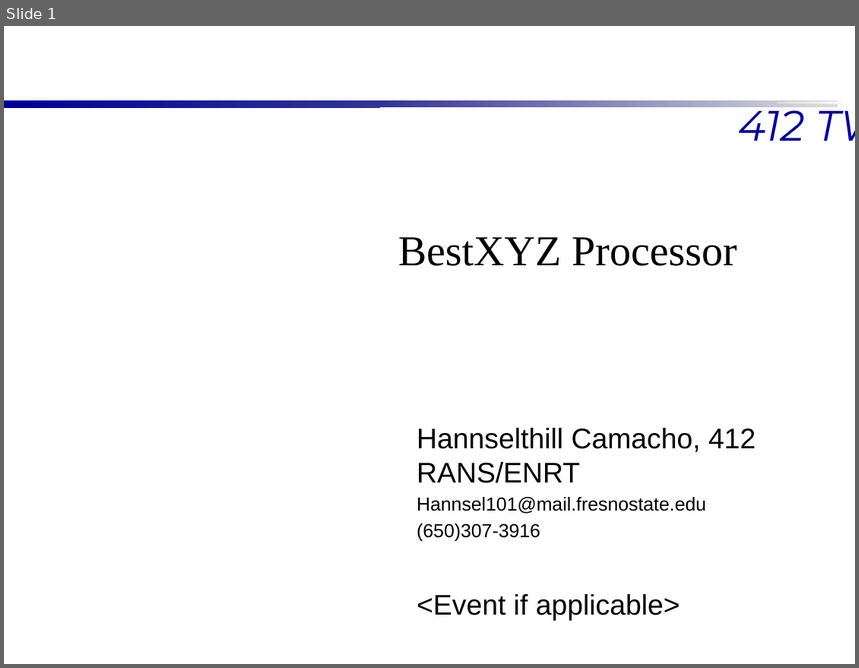
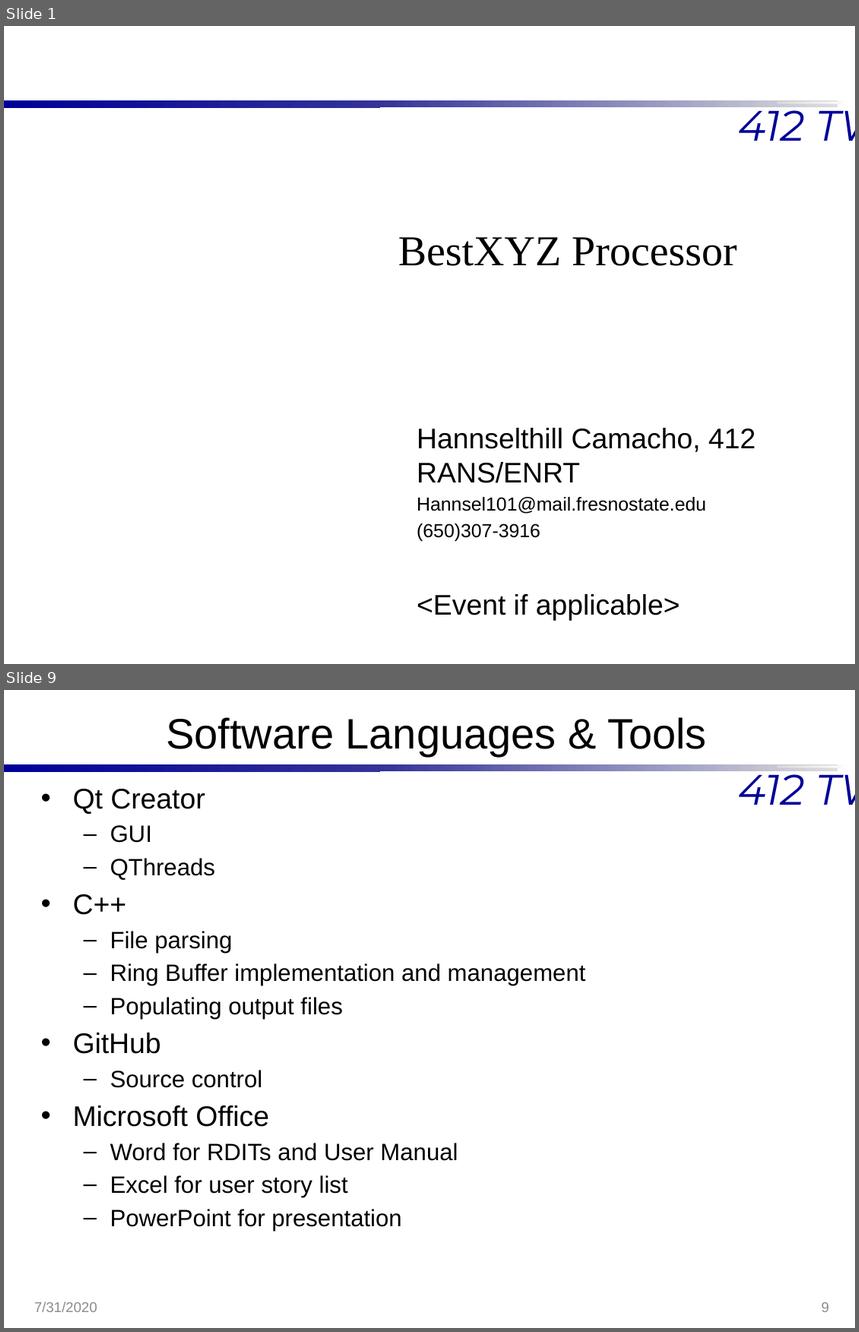
Before and after one commit to Hannsel101/PCIP_Intern_Proj_1, a slide deck: BestXYZ_Presentation.pptx. Shown one above the other, each under a label of ours: slide 1 before the commit, slides 1 and 9 after it; the slides between them are not shown. The pictures are 859x668 and 859x1332 pixels, drawn with LibreOffice and Linux fonts; fonts in the diff are those of the drawing; background and template pictures are left out. Boxes give left, top, right and bottom in pixels: in the first picture for what was removed or moved away, otherwise in the second. Text is boxed around its words. In the diff, an @@ line names an element or a change of style, - is before the commit and + after.

```diff
--- a/BestXYZ_Presentation.pptx
+++ b/BestXYZ_Presentation.pptx
@@ slide 9 added at [4, 690, 855, 1328], background #FFFFFF; not listed: 4 template elements that a slide beside it also shows @@
@@ title added at [166, 717, 707, 756], 36 pt, text #000000 @@
+Software Languages & Tools
@@ text added at [73, 789, 586, 1231], 20 pt, text #000000 @@
+• Qt Creator
+  – GUI
+  – QThreads
+• C++
+  – File parsing
+  – Ring Buffer implementation and management
+  – Populating output files
+• GitHub
+  – Source control
+• Microsoft Office
+  – Word for RDITs and User Manual
+  – Excel for user story list
+  – PowerPoint for presentation
@@ text added at [34, 1302, 97, 1312], 12 pt, text #8C8C8C @@
+7/31/2020
@@ page number added at [822, 1303, 829, 1312], 12 pt, text #8C8C8C @@
+9
```
Also in this commit, not shown: 4 slides changed, 7 other slides added, 5 other files.
